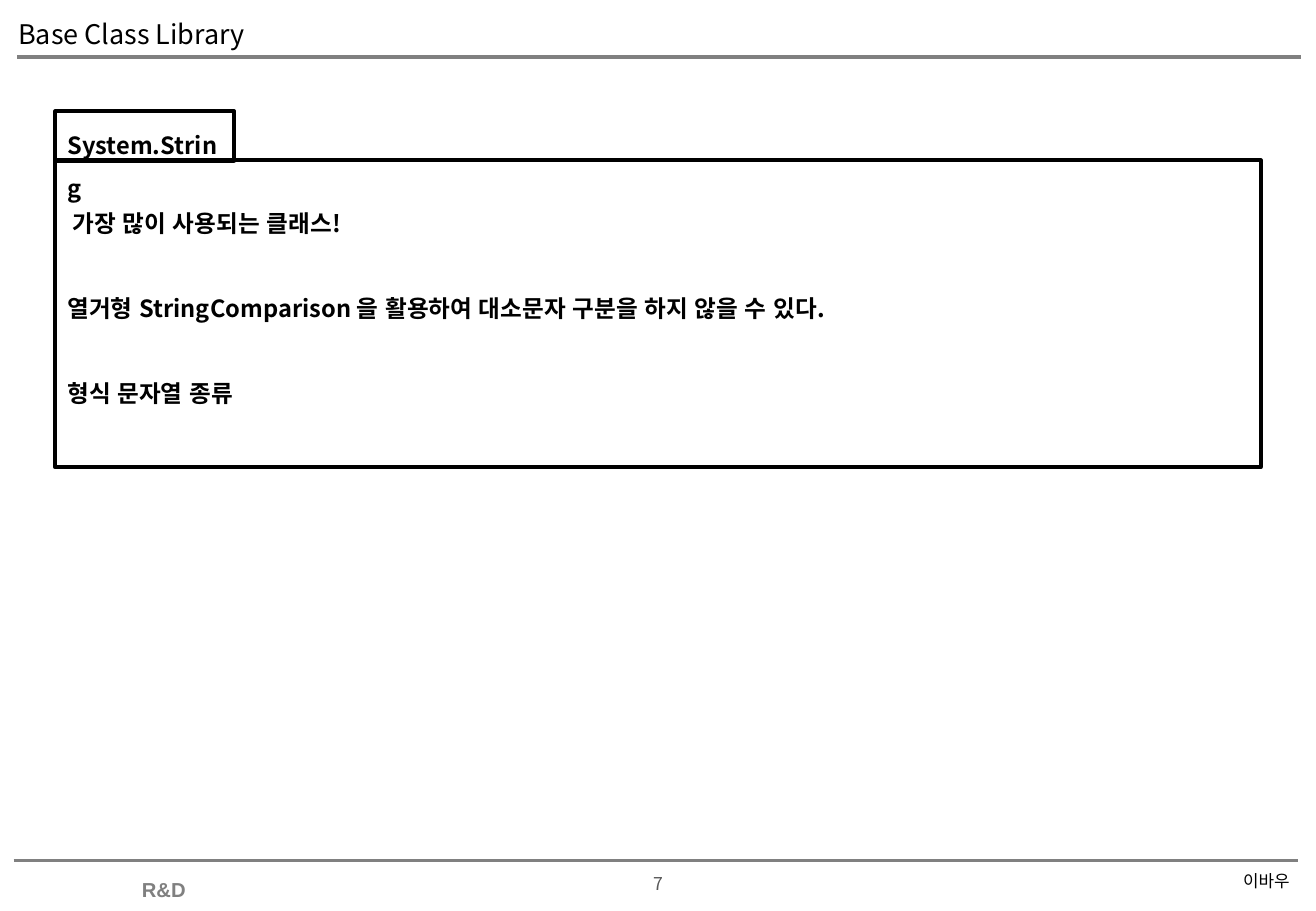
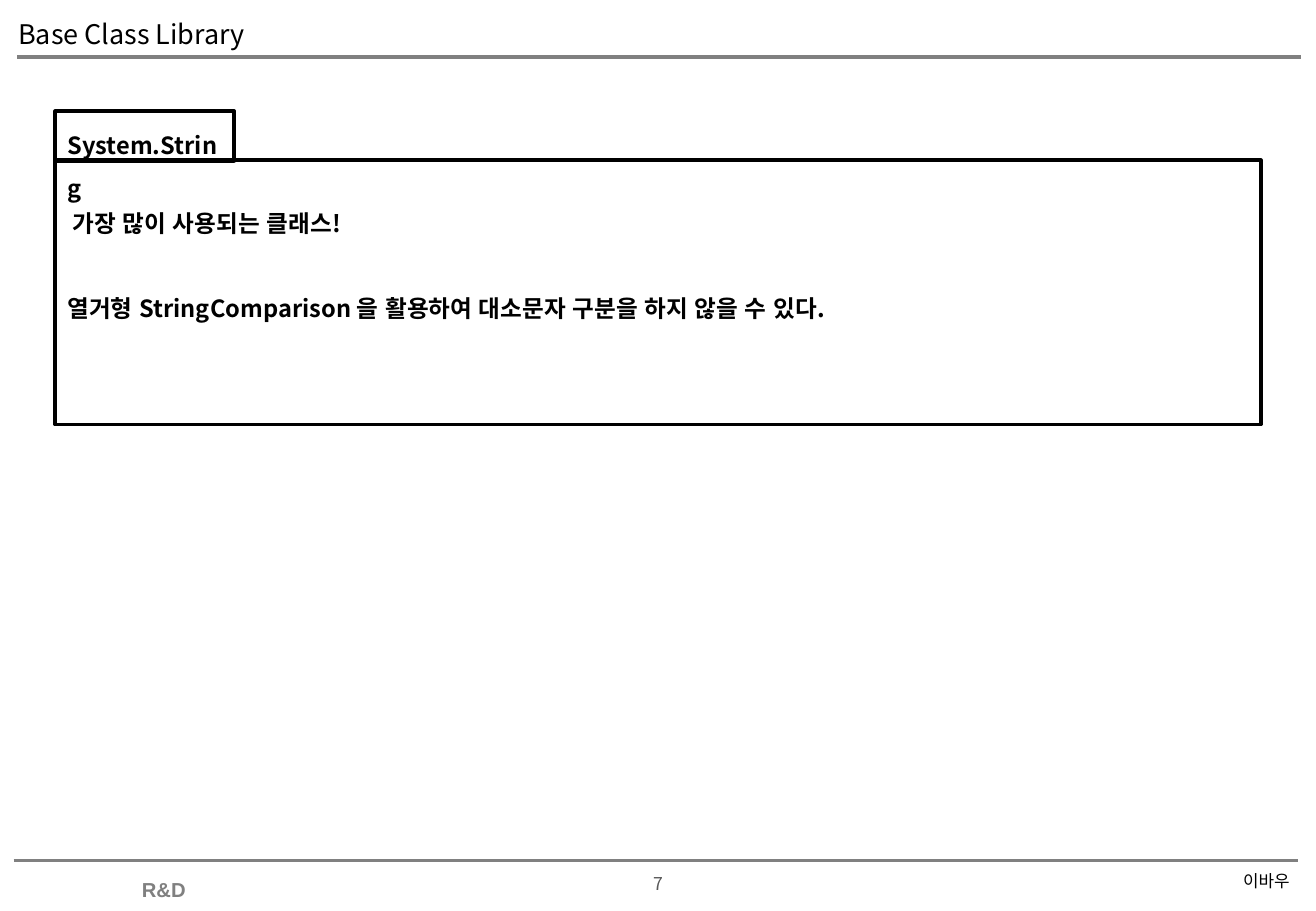
Before and after one commit to soultomind/CSharpStudy, a slide deck: slide 7 of CSharpStudy.Day20200627/Base Class Library.pptx. Drawn at 1316x911 pixels with LibreOffice and Linux fonts; fonts in the diff are those of the drawing; background and template pictures are left out. Boxes give left, top, right and bottom in pixels: in the first picture for what was removed or moved away, otherwise in the second. Text is boxed around its words. In the diff, an @@ line names an element or a change of style, - is before the commit and + after.

```diff
--- a/CSharpStudy.Day20200627/Base Class Library.pptx
+++ b/CSharpStudy.Day20200627/Base Class Library.pptx
@@ rectangle "가장 많이 사용되는 클래스!": place and size @@
-rectangle "가장 많이 사용되는 클래스!" at [56,160,1261,468]
+rectangle "가장 많이 사용되는 클래스!" at [56,160,1261,425]
@@ text in rectangle at [67,382,233,404]: paragraph removed @@
-형식 문자열 종류
```
Also in this commit, not shown: 3 other slides changed, 4 slides added, 2 other files.
